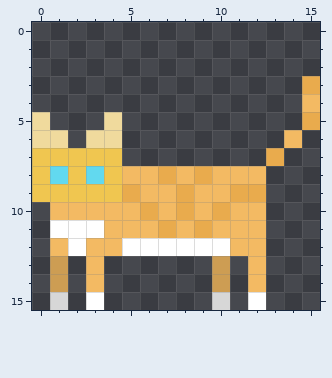
Two states of a pixel-art sprite, Brackeys 2020.2 Game Jam/Assets/Sprites/Main Character/Main Character Max.png. Above is the file before it was changed.
The file is 16x16 pixels.
The result:
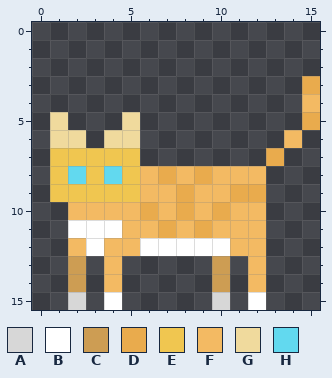
Palette (. is transparent): A #d7d7d7  B #ffffff  C #cd9d53  D #e9ab4d  E #f0c650  F #f3ba63  G #f0da9d  H #62d9ef
Diff:
y 5: x 0..1 G. -> .G; x 4..5 G. -> .G
y 6: x 0 G -> .; x 2..3 .G -> G.; x 5 . -> G
y 7: x 0 E -> .; x 5 . -> E
y 8: x 0..5 EHEHEF -> .EHEHE
y 9: x 0 E -> .; x 5 D -> E
y 10: x 1 F -> .
y 11: x 1 B -> .; x 4 F -> B
y 12: x 1..3 FBF -> .FB; x 5 B -> F
y 13..14: x 1..4 C.F. -> .C.F
y 15: x 1..4 A.B. -> .A.B
